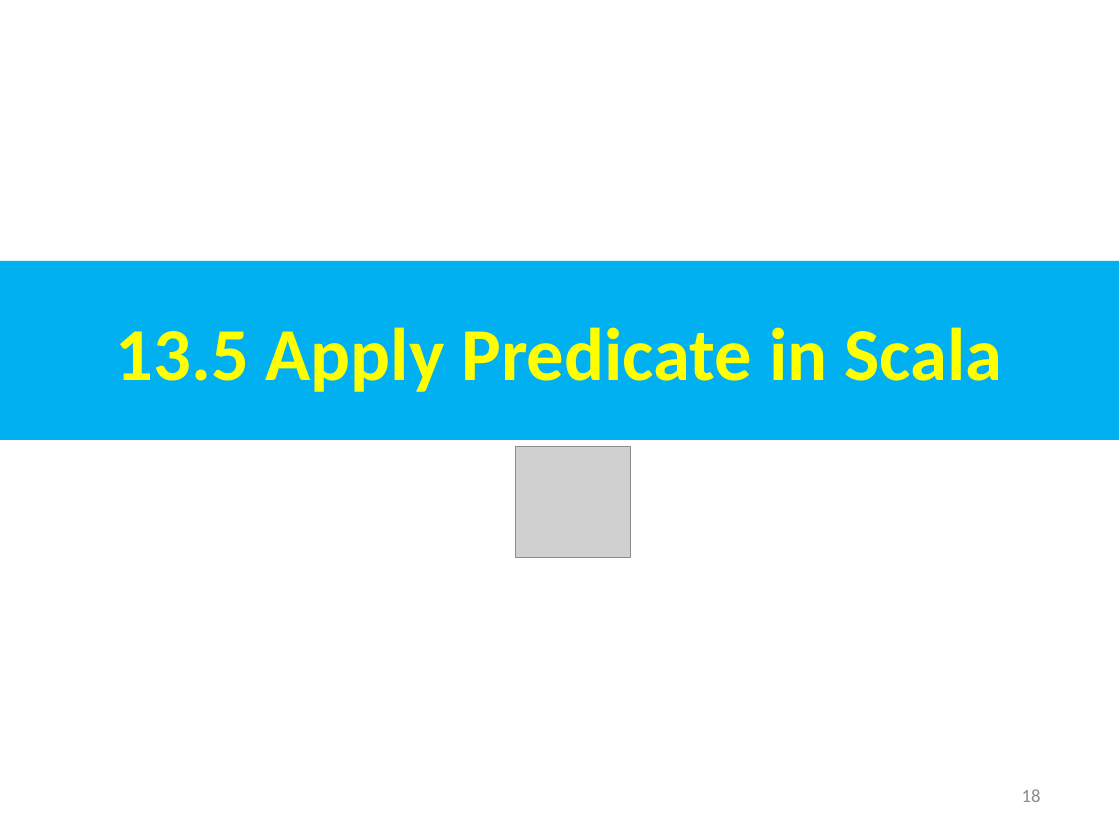
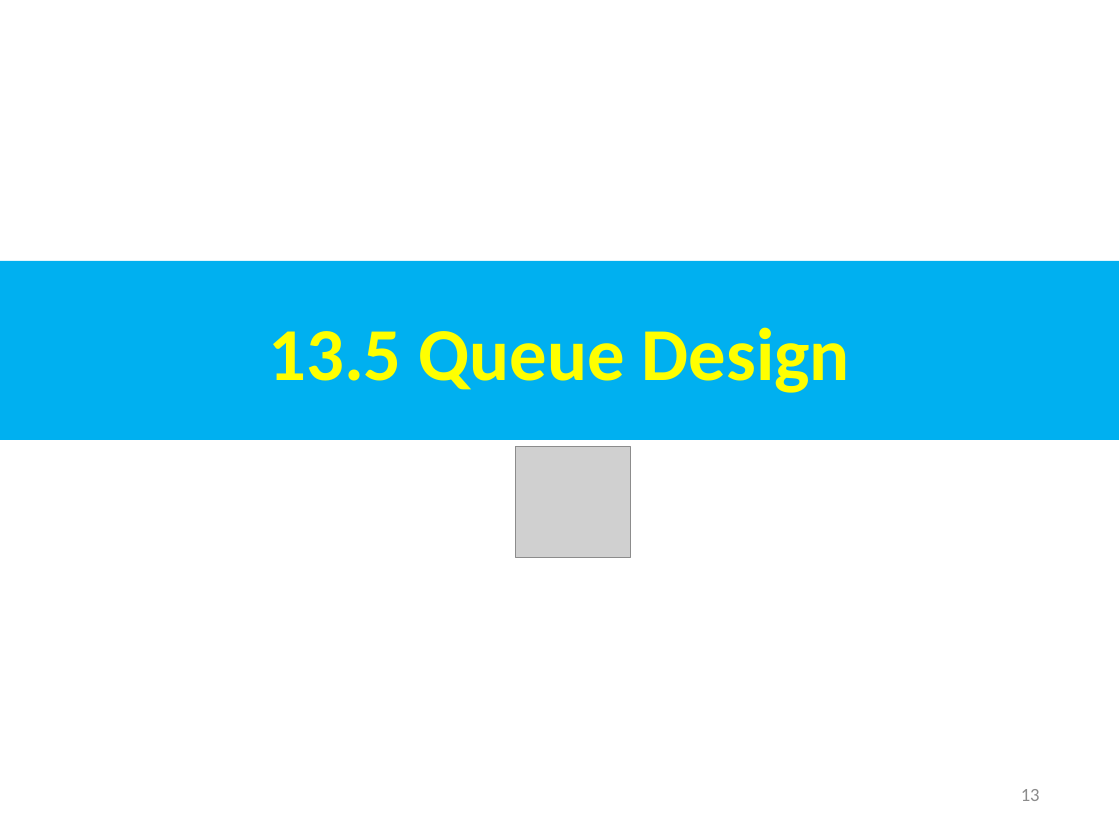
Before and after one commit to peterhchen/AIU_CS800_Chisel, a slide deck: slide 13 of 500_UCSC_HWD/013_Queue/001_Video/013.Queue.ppt (slide 18 before the commit). Drawn at 1120x840 pixels with LibreOffice and Linux fonts; fonts in the diff are those of the drawing; grey boxes stand for pictures. Boxes give left, top, right and bottom in pixels: in the first picture for what was removed or moved away, otherwise in the second. Text is boxed around its words. In the diff, an @@ line names an element or a change of style, - is before the commit and + after.

```diff
--- a/500_UCSC_HWD/013_Queue/001_Video/013.Queue.ppt
+++ b/500_UCSC_HWD/013_Queue/001_Video/013.Queue.ppt
@@ text in rectangle at (268, 327, 850, 393): text changed @@
-13.5 Apply Predicate in Scala
+13.5 Queue Design
@@ page number at (1021, 789, 1040, 801): text changed @@
-18
+13
```
Also in this commit, not shown: 20 other slides changed, 7 slides added, 30 slides removed.
